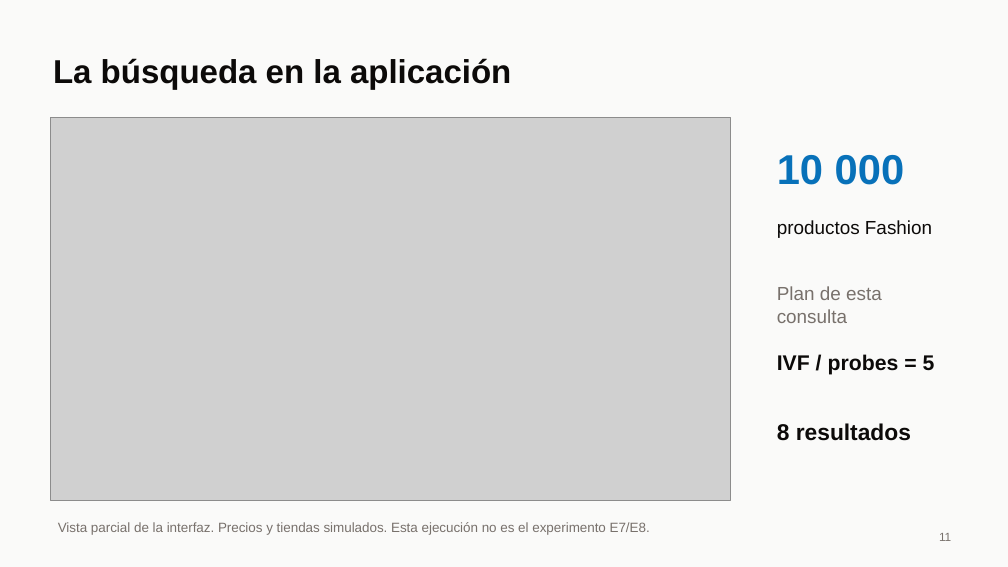
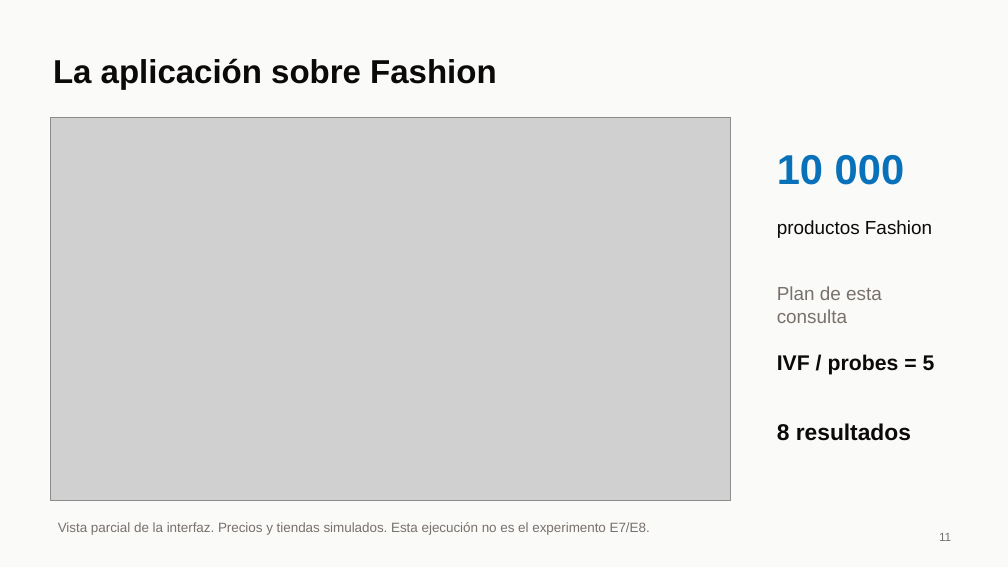
Before and after one commit to brandoLC/proyecto_BD2, a slide deck: slide 11 of presentacion/Presentacion_MiniDB.pptx. Drawn at 1008x567 pixels with LibreOffice and Linux fonts; fonts in the diff are those of the drawing; grey boxes stand for pictures. Boxes give left, top, right and bottom in pixels: in the first picture for what was removed or moved away, otherwise in the second. Text is boxed around its words. In the diff, an @@ line names an element or a change of style, - is before the commit and + after.

```diff
--- a/presentacion/Presentacion_MiniDB.pptx
+++ b/presentacion/Presentacion_MiniDB.pptx
@@ text at (53, 58, 496, 90): text changed @@
-La búsqueda en la aplicación
+La aplicación sobre Fashion
```
Also in this commit, not shown: 5 other slides changed, 6 slides added, 6 slides removed.
